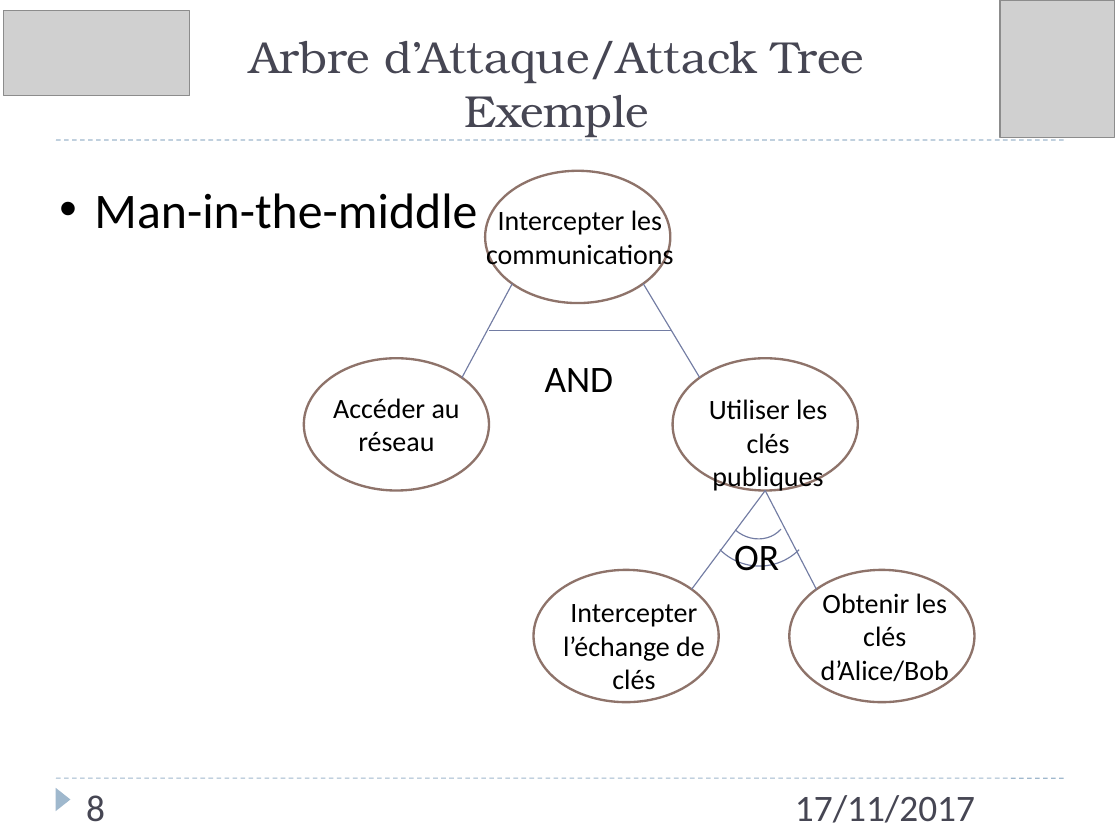
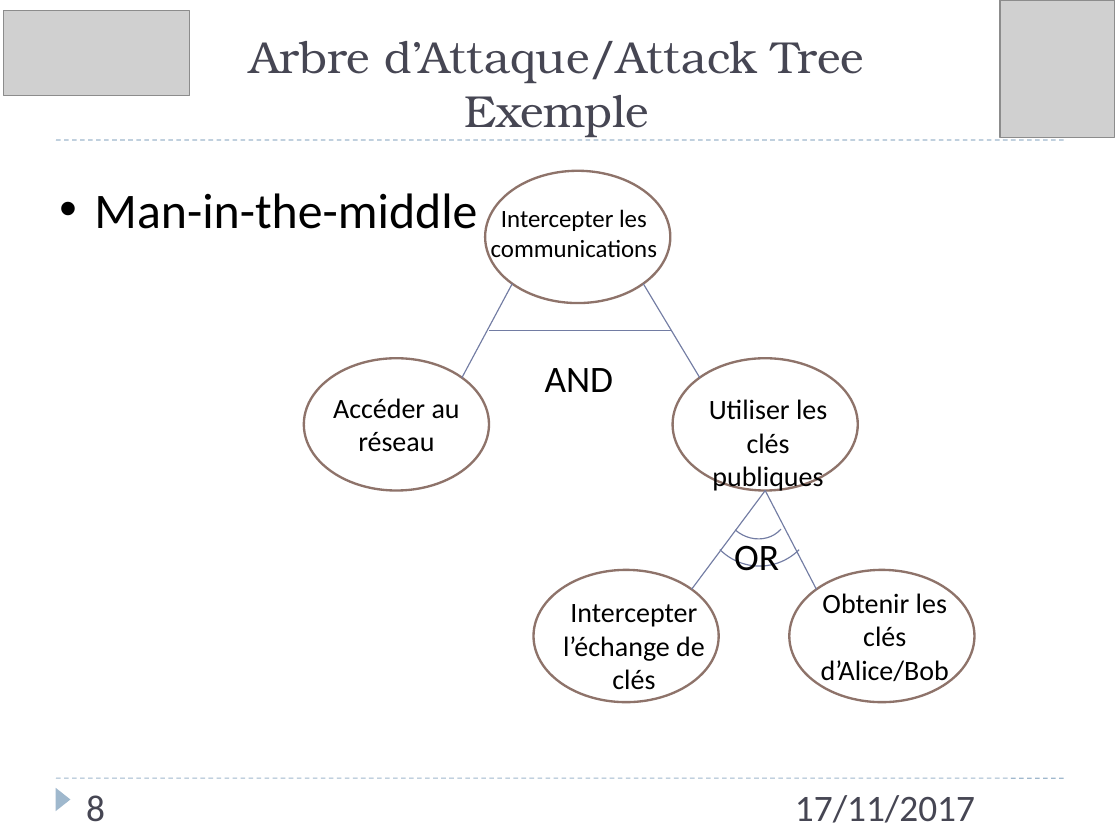
Before and after one commit to Lawyne/ModMenace, a slide deck: slide 8 of Presentation/Compte-rendu 17-11-2017.pptx. Drawn at 1120x840 pixels with LibreOffice and Linux fonts; fonts in the diff are those of the drawing; grey boxes stand for pictures. Boxes give left, top, right and bottom in pixels: in the first picture for what was removed or moved away, otherwise in the second. Text is boxed around its words. In the diff, an @@ line names an element or a change of style, - is before the commit and + after.

```diff
--- a/Presentation/Compte-rendu 17-11-2017.pptx
+++ b/Presentation/Compte-rendu 17-11-2017.pptx
@@ text "Intercepter les communications" at (491, 209, 657, 263): size 18 to 16 pt @@
```
Also in this commit, not shown: 13 other files.
